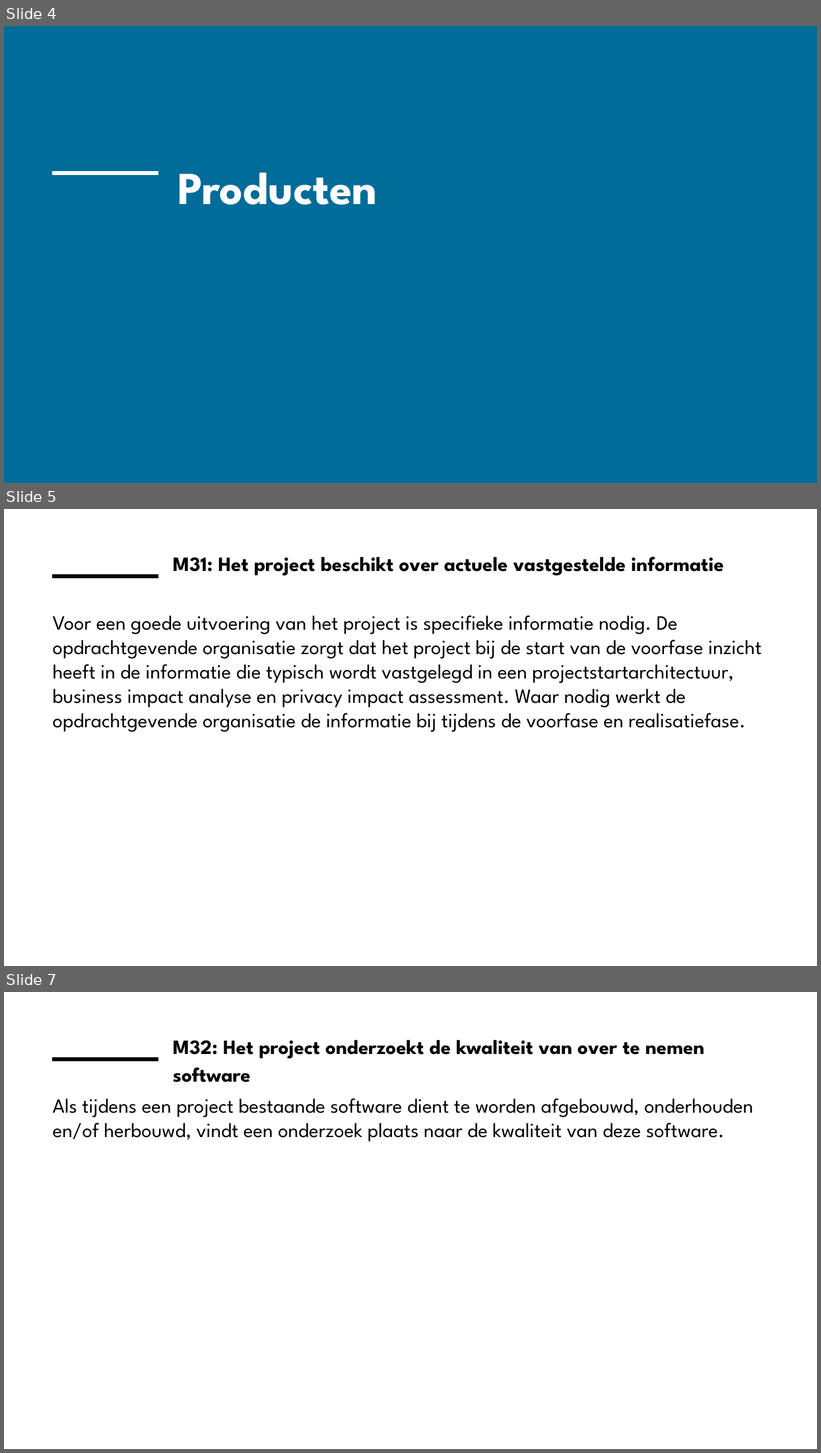
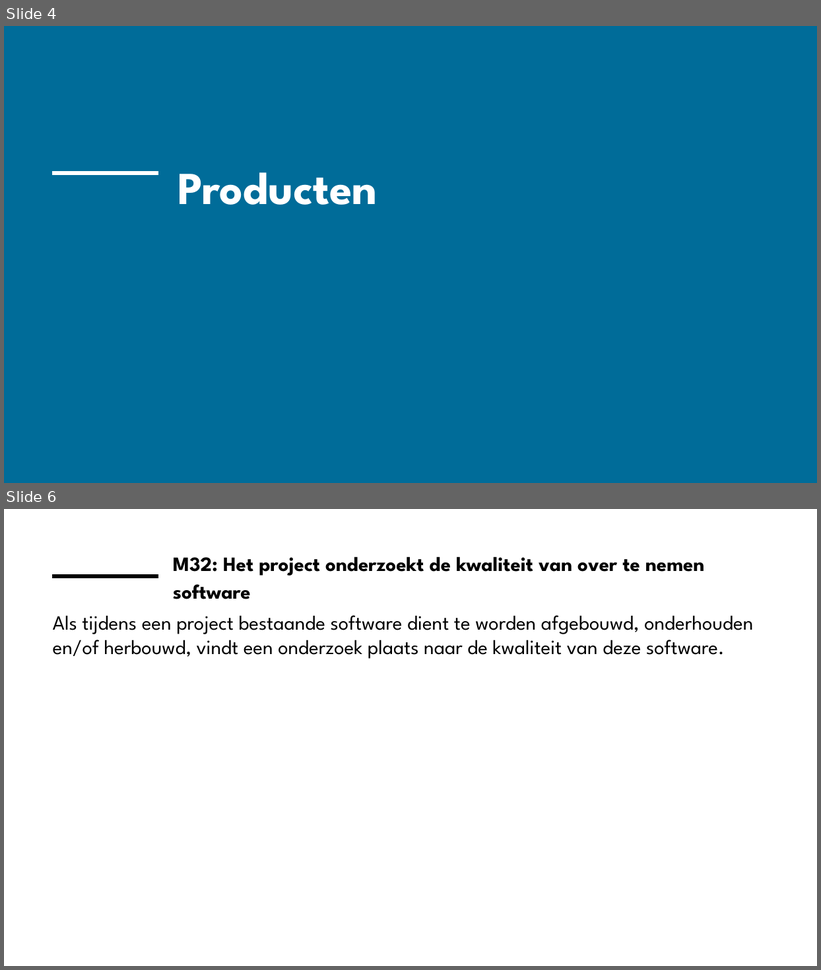
Before and after one commit to ICTU/Kwaliteitsaanpak, a slide deck: docs/wip/ICTU-Kwaliteitsaanpak.pptx. Shown one above the other, each under a label of ours: slides 4, 5 and 7 before the commit, slides 4 and 6 after it; the slides between them are not shown. The pictures are 821x1453 and 821x970 pixels, drawn with LibreOffice and Linux fonts; fonts in the diff are those of the drawing; background and template pictures are left out. Boxes give left, top, right and bottom in pixels: in the first picture for what was removed or moved away, otherwise in the second. Text is boxed around its words. In the diff, an @@ line names an element or a change of style, - is before the commit and + after.

Commit message:
M31 vervalt.
Maatregel M31 "Het project beschikt over actuele vastgestelde informatie" is vervallen. Alle inhoudelijke tekst is verplaatst naar maatregel M01. De titel van maatregel M01 is aangepast van "Het project levert in elke fase vastgestelde producten en informatie op" naar "Het project ontvangt en levert in elke fase vastgestelde producten en informatie".

Closes #1011.

```diff
--- a/docs/wip/ICTU-Kwaliteitsaanpak.pptx
+++ b/docs/wip/ICTU-Kwaliteitsaanpak.pptx
@@ slide 5 removed at [4, 509, 817, 966], background #FFFFFF; not listed: 1 template element that a slide beside it also shows @@
@@ title removed at [173, 557, 724, 576] @@
-M31: Het project beschikt over actuele vastgestelde informatie
@@ text removed at [53, 615, 762, 732] @@
-Voor een goede uitvoering van het project is specifieke informatie nodig. De opdrachtgevende organisatie zorgt dat het project bij de start van de voorfase inzicht heeft in de informatie die typisch wordt vastgelegd in een projectstartarchitectuur, business impact analyse en privacy impact assessment. Waar nodig werkt de opdrachtgevende organisatie de informatie bij tijdens de voorfase en realisatiefase.
@@ what was slide 7 is now slide 6 @@
```
Also in this commit, not shown: 1 slide changed, 31 other files.
